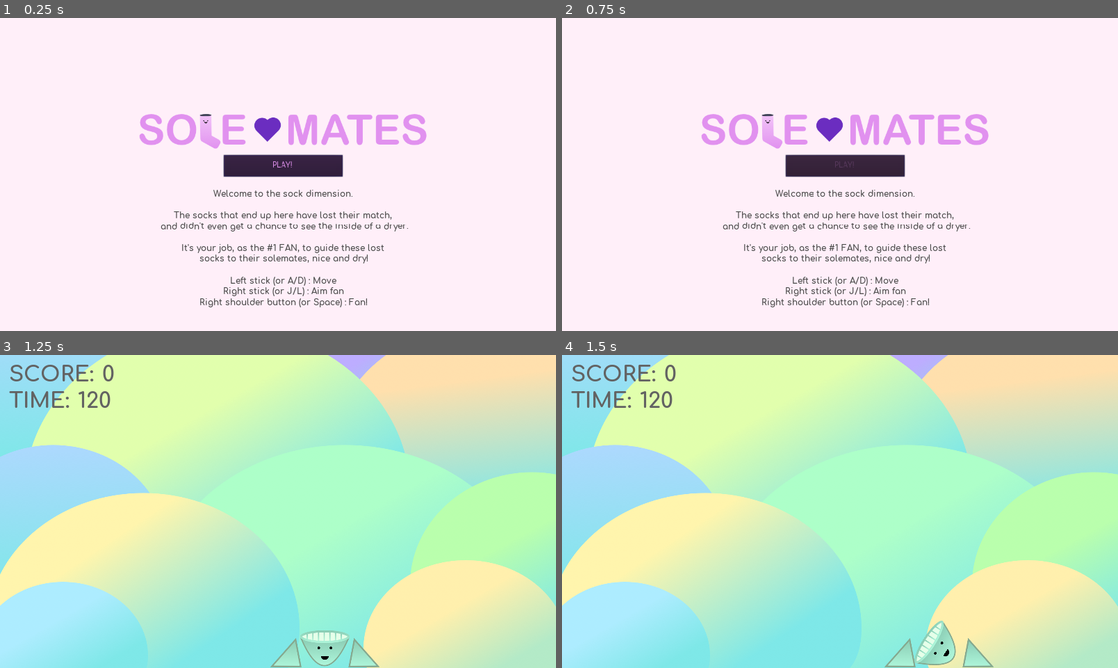
Above: before the commit, frames 1-4 (two rows, left to right).
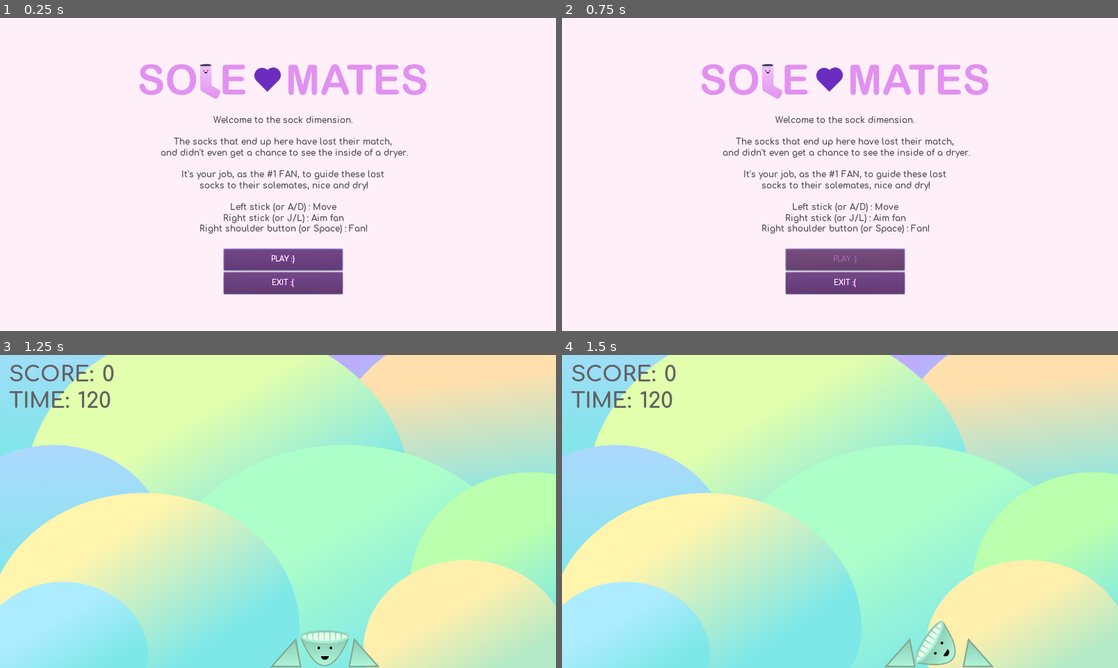
Above: after the commit, the same moments.

Repository: Dexterminator/solemates
Game: Godot game, scene res://Scenes/MainMenu/MainMenu.tscn
The game is run twice, just before and just after one commit, with the same random seed, the same clock (stepped at 60 frames per second) and the same inputs. Sound files missing from this copy of the repository are replaced by a short silence.
Inputs:
- Up to frame 1 (0.25 s): no input
- Up to frame 2 (0.75 s): click "PLAY!" (after the commit: "PLAY :)") at 0.5 s
- Up to frame 3 (1.25 s): no input
- Up to frame 4 (1.5 s): tap Enter (ui_accept) at 1.25 s; hold D (right) from 1.28 s (still down); hold J (aim_left) from 1.28 s (still down)

The runs differ from the first frame. In frame 1, 13% of the frame differs, in the area x 25-77%, y 14-93%; in frame 2, 13%; in frame 3, nothing differs; in frame 4, nothing differs.

Commit message:
Add exit button and boot splash

Diff:
--- a/Scenes/Main/Main.gd
+++ b/Scenes/Main/Main.gd
@@ -14,6 +14,7 @@
 const score_file = preload("res://Helpers/ScoreFile.gd")
 
 func _ready():
+	Input.mouse_mode = Input.MOUSE_MODE_CAPTURED
 	gui.set_time(game_time)
 
 func _on_Sock_matched():
--- a/Scenes/MainMenu/MainMenu.gd
+++ b/Scenes/MainMenu/MainMenu.gd
@@ -4,7 +4,7 @@
 onready var button_sfx = $ButtonSound
 
 func _ready():
-	Input.mouse_mode = Input.MOUSE_MODE_CAPTURED
+	Input.mouse_mode = Input.MOUSE_MODE_VISIBLE
 	start_button.grab_focus()
 
 func _on_StartButton_pressed():
@@ -13,3 +13,7 @@
 
 func _on_ButtonSound_finished():
 	get_tree().change_scene("res://Scenes/Main/Main.tscn")
+
+
+func _on_ExitButton_pressed():
+	get_tree().quit()
--- a/Scenes/MainMenu/MainMenu.tscn
+++ b/Scenes/MainMenu/MainMenu.tscn
@@ -5,15 +5,15 @@
 [ext_resource path="res://Assets/Comfortaa-Bold.ttf" type="DynamicFontData" id=3]
 [ext_resource path="res://Assets/button_press.wav" type="AudioStream" id=4]
 
+[sub_resource type="DynamicFont" id=1]
+size = 20
+font_data = ExtResource( 3 )
+
 [sub_resource type="DynamicFont" id=2]
 font_data = ExtResource( 3 )
 
 [sub_resource type="Theme" id=3]
 default_font = SubResource( 2 )
-
-[sub_resource type="DynamicFont" id=1]
-size = 20
-font_data = ExtResource( 3 )
 
 [node name="MainMenu" type="Node2D"]
 script = ExtResource( 2 )
@@ -25,42 +25,23 @@
 
 [node name="Menu" type="MarginContainer" parent="."]
 margin_left = 314.627
-margin_top = 200.545
+margin_top = 85.545
 margin_right = 988.627
-margin_bottom = 310.545
-__meta__ = {
-"_edit_use_anchors_": false
-}
+margin_bottom = 642.545
 
 [node name="VBoxContainer2" type="VBoxContainer" parent="Menu"]
 margin_right = 674.0
-margin_bottom = 503.0
+margin_bottom = 557.0
 
 [node name="TextureRect" type="TextureRect" parent="Menu/VBoxContainer2"]
 margin_right = 674.0
 margin_bottom = 110.0
 texture = ExtResource( 1 )
 
-[node name="MarginContainer" type="MarginContainer" parent="Menu/VBoxContainer2"]
+[node name="Label" type="Label" parent="Menu/VBoxContainer2"]
 margin_top = 114.0
 margin_right = 674.0
-margin_bottom = 164.0
-custom_constants/margin_right = 200
-custom_constants/margin_left = 200
-
-[node name="StartButton" type="Button" parent="Menu/VBoxContainer2/MarginContainer"]
-modulate = Color( 0.886275, 0.572549, 0.941176, 1 )
-margin_left = 200.0
-margin_right = 474.0
-margin_bottom = 50.0
-rect_min_size = Vector2( 0, 50 )
-theme = SubResource( 3 )
-text = "PLAY!"
-
-[node name="Label" type="Label" parent="Menu/VBoxContainer2"]
-margin_top = 168.0
-margin_right = 674.0
-margin_bottom = 503.0
+margin_bottom = 449.0
 custom_colors/font_color = Color( 0.305882, 0.305882, 0.305882, 1 )
 custom_fonts/font = SubResource( 1 )
 text = "
@@ -78,9 +59,42 @@
 "
 align = 1
 
+[node name="MarginContainer" type="MarginContainer" parent="Menu/VBoxContainer2"]
+margin_top = 453.0
+margin_right = 674.0
+margin_bottom = 503.0
+custom_constants/margin_right = 200
+custom_constants/margin_left = 200
+
+[node name="StartButton" type="Button" parent="Menu/VBoxContainer2/MarginContainer"]
+modulate = Color( 1.78, 1.14, 1.88, 1 )
+margin_left = 200.0
+margin_right = 474.0
+margin_bottom = 50.0
+rect_min_size = Vector2( 0, 50 )
+theme = SubResource( 3 )
+text = "PLAY :)"
+
+[node name="MarginContainer2" type="MarginContainer" parent="Menu/VBoxContainer2"]
+margin_top = 507.0
+margin_right = 674.0
+margin_bottom = 557.0
+custom_constants/margin_right = 200
+custom_constants/margin_left = 200
+
+[node name="ExitButton" type="Button" parent="Menu/VBoxContainer2/MarginContainer2"]
+modulate = Color( 1.78, 1.14, 1.88, 1 )
+margin_left = 200.0
+margin_right = 474.0
+margin_bottom = 50.0
+rect_min_size = Vector2( 0, 50 )
+theme = SubResource( 3 )
+text = "EXIT :("
+
 [node name="ButtonSound" type="AudioStreamPlayer" parent="."]
 stream = ExtResource( 4 )
 volume_db = -18.571
 
 [connection signal="pressed" from="Menu/VBoxContainer2/MarginContainer/StartButton" to="." method="_on_StartButton_pressed"]
+[connection signal="pressed" from="Menu/VBoxContainer2/MarginContainer2/ExitButton" to="." method="_on_ExitButton_pressed"]
 [connection signal="finished" from="ButtonSound" to="." method="_on_ButtonSound_finished"]
--- a/project.godot
+++ b/project.godot
@@ -22,6 +22,7 @@
 
 config/name="solemates"
 run/main_scene="res://Scenes/MainMenu/MainMenu.tscn"
+boot_splash/image="res://Assets/solemates-boot-splash.png"
 
 [display]
 
@@ -49,6 +50,20 @@
 "events": [ Object(InputEventKey,"resource_local_to_scene":false,"resource_name":"","device":0,"alt":false,"shift":false,"control":false,"meta":false,"command":false,"pressed":false,"scancode":16777233,"physical_scancode":0,"unicode":0,"echo":false,"script":null)
 , Object(InputEventJoypadButton,"resource_local_to_scene":false,"resource_name":"","device":0,"button_index":15,"pressure":0.0,"pressed":false,"script":null)
 , Object(InputEventKey,"resource_local_to_scene":false,"resource_name":"","device":0,"alt":false,"shift":false,"control":false,"meta":false,"command":false,"pressed":false,"scancode":68,"physical_scancode":0,"unicode":0,"echo":false,"script":null)
+ ]
+}
+ui_up={
+"deadzone": 0.5,
+"events": [ Object(InputEventKey,"resource_local_to_scene":false,"resource_name":"","device":0,"alt":false,"shift":false,"control":false,"meta":false,"command":false,"pressed":false,"scancode":16777232,"physical_scancode":0,"unicode":0,"echo":false,"script":null)
+, Object(InputEventJoypadButton,"resource_local_to_scene":false,"resource_name":"","device":0,"button_index":12,"pressure":0.0,"pressed":false,"script":null)
+, Object(InputEventKey,"resource_local_to_scene":false,"resource_name":"","device":0,"alt":false,"shift":false,"control":false,"meta":false,"command":false,"pressed":false,"scancode":87,"physical_scancode":0,"unicode":0,"echo":false,"script":null)
+ ]
+}
+ui_down={
+"deadzone": 0.5,
+"events": [ Object(InputEventKey,"resource_local_to_scene":false,"resource_name":"","device":0,"alt":false,"shift":false,"control":false,"meta":false,"command":false,"pressed":false,"scancode":16777234,"physical_scancode":0,"unicode":0,"echo":false,"script":null)
+, Object(InputEventJoypadButton,"resource_local_to_scene":false,"resource_name":"","device":0,"button_index":13,"pressure":0.0,"pressed":false,"script":null)
+, Object(InputEventKey,"resource_local_to_scene":false,"resource_name":"","device":0,"alt":false,"shift":false,"control":false,"meta":false,"command":false,"pressed":false,"scancode":83,"physical_scancode":0,"unicode":0,"echo":false,"script":null)
  ]
 }
 left={
Binary file added: Assets/solemates-boot-splash.png
Not shown, added: Assets/solemates-boot-splash.png.import
